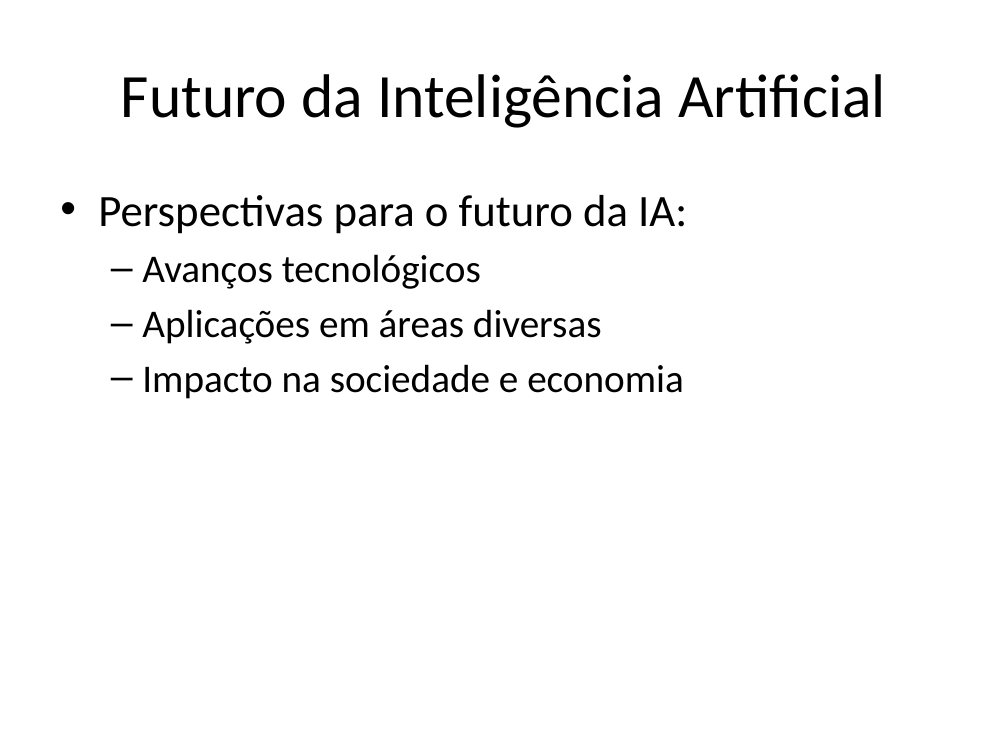
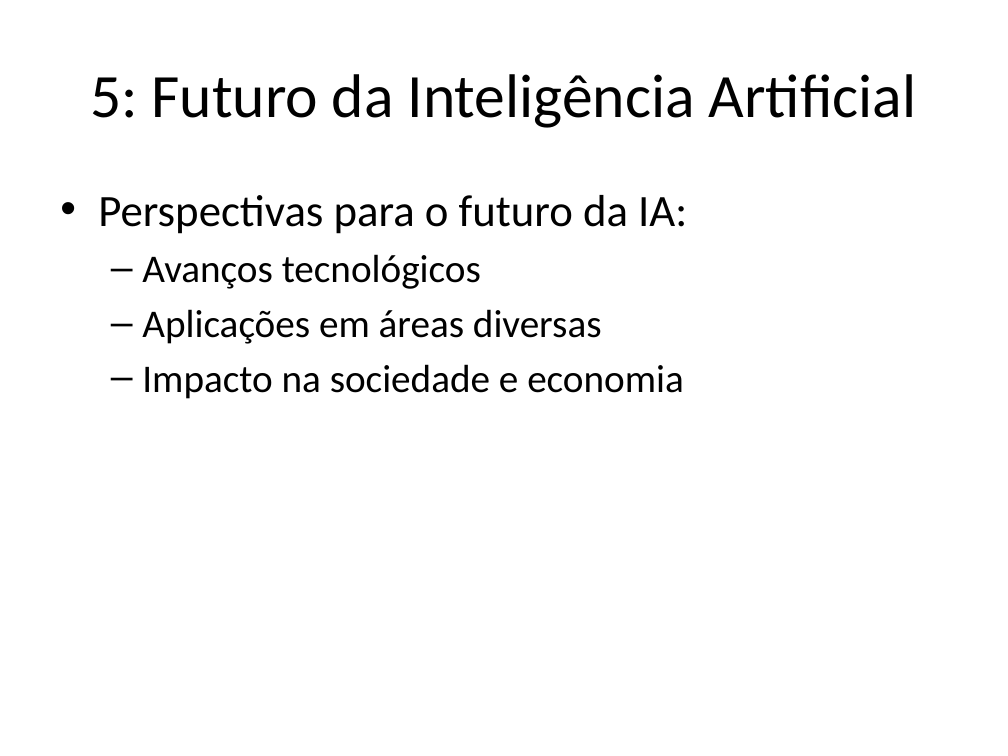
Before and after one commit to lcdlemos/EstagioNutes, a slide deck: slide 5 of Slides/auto_apresentacao.pptx. Drawn at 1008x756 pixels with LibreOffice and Linux fonts; fonts in the diff are those of the drawing. Boxes give left, top, right and bottom in pixels: in the first picture for what was removed or moved away, otherwise in the second. Text is boxed around its words. In the diff, an @@ line names an element or a change of style, - is before the commit and + after.

```diff
--- a/Slides/auto_apresentacao.pptx
+++ b/Slides/auto_apresentacao.pptx
@@ title at <box>90,74,917,128</box>: text changed @@
-Futuro da Inteligência Artificial
+5: Futuro da Inteligência Artificial
```
Also in this commit, not shown: 5 other slides changed, 13 other files.
